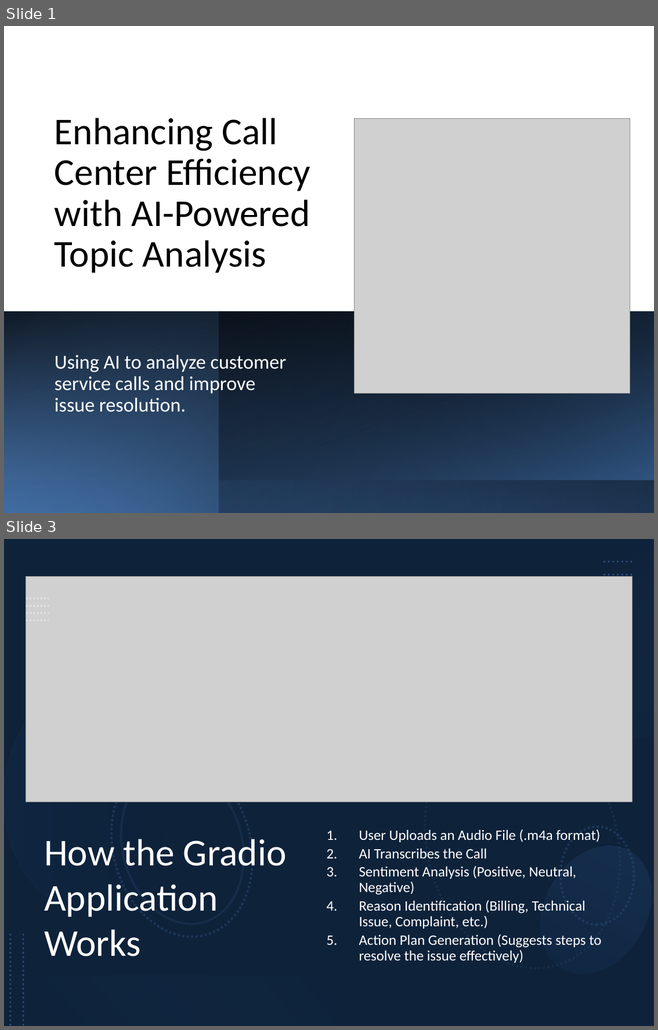
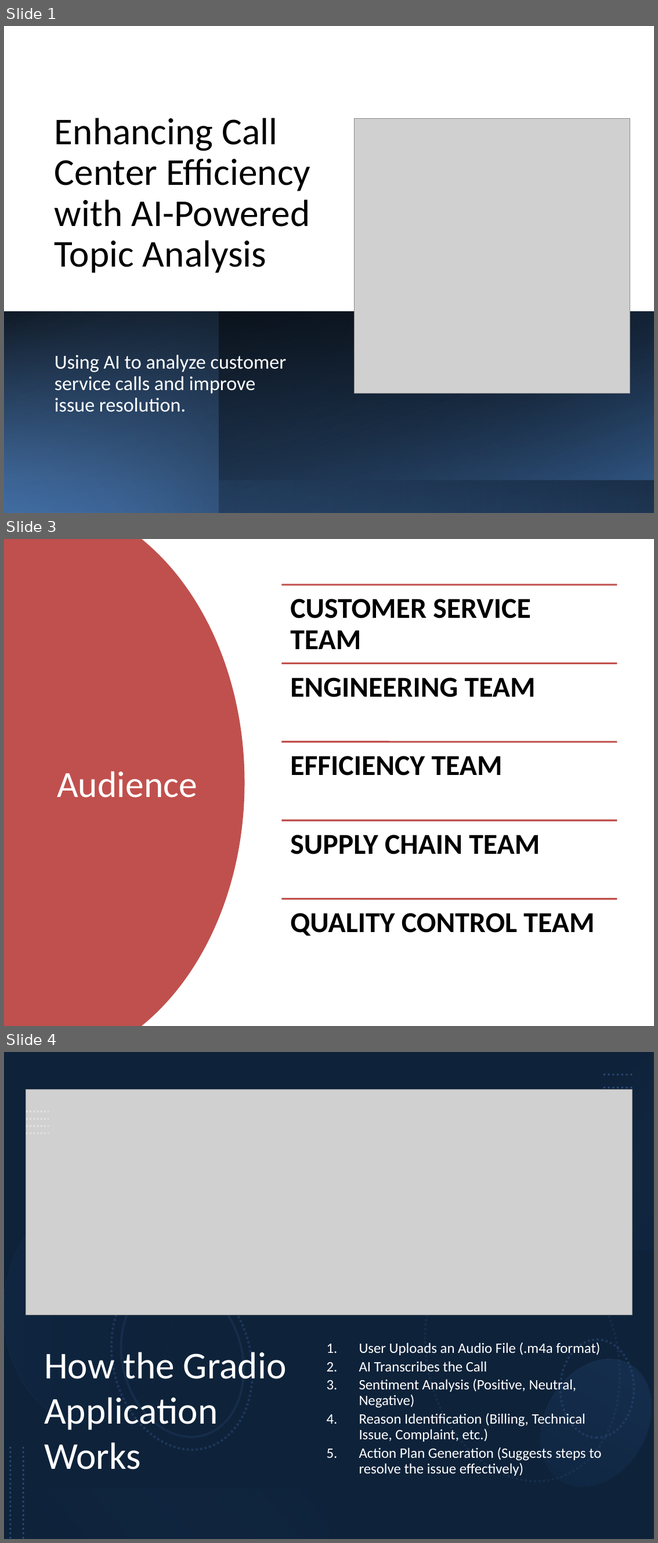
Before and after one commit to srilamaiti/srilamaiti.github.io, a slide deck: customer_service_center_audio_call_analysis/Customer_Service_Center_Audio_Analysis_Presentation.pptx. Shown one above the other, each under a label of ours: slides 1 and 3 before the commit, slides 1, 3 and 4 after it; the slides between them are not shown. The pictures are 658x1030 and 658x1543 pixels, drawn with LibreOffice and Linux fonts; fonts in the diff are those of the drawing; grey boxes stand for pictures. Boxes give left, top, right and bottom in pixels: in the first picture for what was removed or moved away, otherwise in the second. Text is boxed around its words. In the diff, an @@ line names an element or a change of style, - is before the commit and + after.

```diff
--- a/customer_service_center_audio_call_analysis/Customer_Service_Center_Audio_Analysis_Presentation.pptx
+++ b/customer_service_center_audio_call_analysis/Customer_Service_Center_Audio_Analysis_Presentation.pptx
@@ slide 3 added at [4,539,654,1026], background #FFFFFF @@
@@ freeform shape added at [4,539,244,1026], fill #C0504D @@
@@ title added at [57,771,197,798], 41 pt, text #FFFFFF @@
+Audience
@@ group added at [281,584,616,936]: 5 lines, 5 texts @@
+CUSTOMER SERVICE TEAM
+ENGINEERING TEAM
+EFFICIENCY TEAM
+SUPPLY CHAIN TEAM
+QUALITY CONTROL TEAM
@@ what was slide 3 is now slide 4 @@
```
